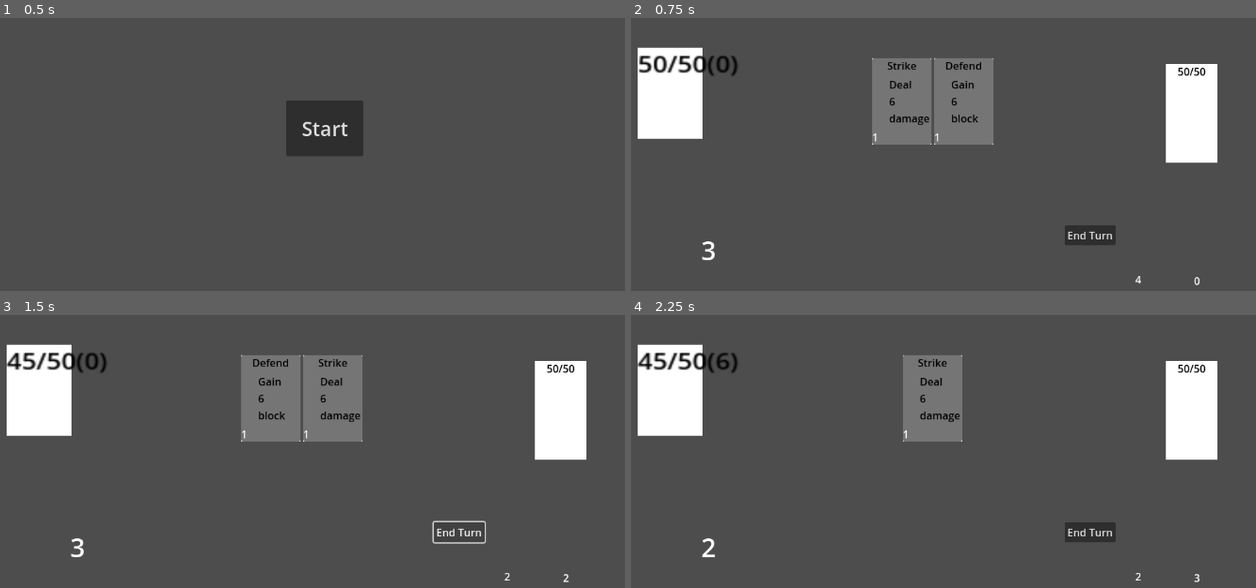
Above: before the commit, frames 1-4 (two rows, left to right).
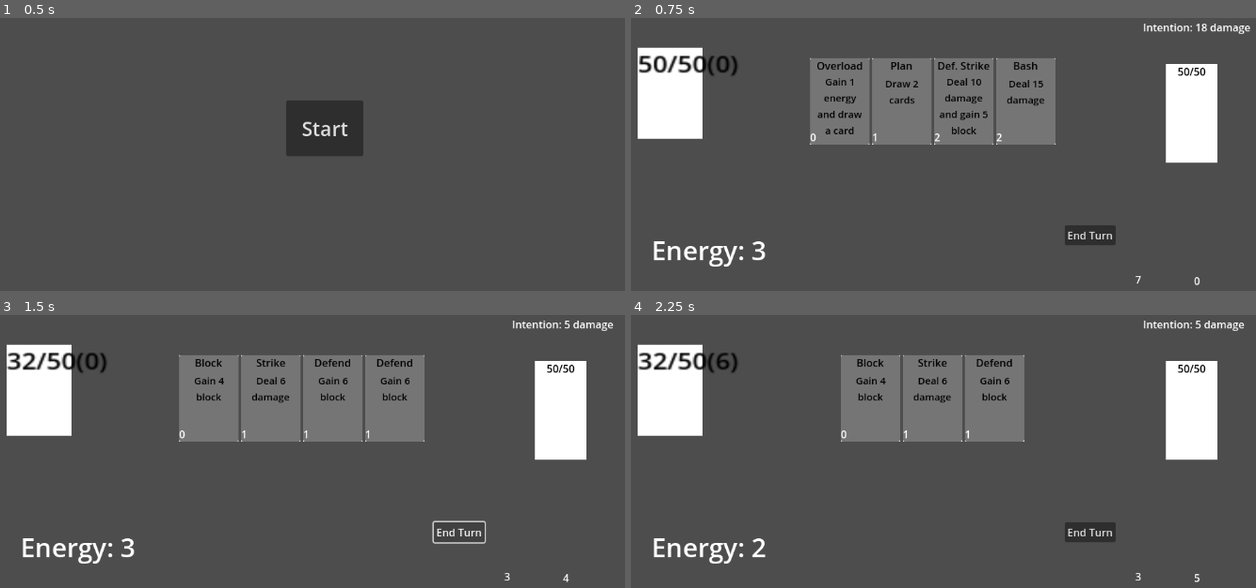
Above: after the commit, the same moments.

Repository: Feli-St/DITgithub
Game: Godot game, scene res://scenes/main_menu.tscn
Two runs of this game, one before a commit and one after it. Both use one fixed random seed, a clock stepped at 60 frames per second and the inputs below.
Inputs:
- Up to frame 1 (0.5 s): no input
- Up to frame 2 (0.75 s): click "Start" at 0.5 s
- Up to frame 3 (1.5 s): click "End Turn" at 1.25 s
- Up to frame 4 (2.25 s): click "Defend" at 2 s

Frame 1 is identical in both runs. In frame 2, 7.4% of the frame differs, in the area x 3-100%, y 2-98%; in frame 3, 7.5%, in the area x 1-99%, y 2-98%; in frame 4, 7.2%.

Commit message:
2

Diff:
--- a/Slay the Spire Lite/Global/GameState.gd
+++ b/Slay the Spire Lite/Global/GameState.gd
@@ -18,7 +18,7 @@
 		print("Not enough energy")
 
 func gain_energy(amount):
-	current_energy = min(current_energy + amount, max_energy)
+	current_energy = current_energy + amount
 	print("Energy gained. Current energy: ", current_energy)
 	emit_signal("energy_changed")
 
--- /dev/null
+++ b/Slay the Spire Lite/draw_card.gd
@@ -0,0 +1,11 @@
+extends "res://scripts/card.gd"
+
+
+# Called when the node enters the scene tree for the first time.
+func _ready():
+	pass # Replace with function body.
+
+
+# Called every frame. 'delta' is the elapsed time since the previous frame.
+func _process(delta):
+	pass
--- /dev/null
+++ b/Slay the Spire Lite/scenes/bash_card.tscn
@@ -0,0 +1,9 @@
+[gd_scene load_steps=2 format=3 uid="uid://p7he6pqpgks7"]
+
+[ext_resource type="PackedScene" uid="uid://dunj0l01fp4ij" path="res://scenes/card.tscn" id="1_3tpjv"]
+
+[node name="BashCard" instance=ExtResource("1_3tpjv")]
+card_name = "Bash"
+cost = 2
+damage = 15
+description = "Deal 15 damage"
--- /dev/null
+++ b/Slay the Spire Lite/scenes/block_card.tscn
@@ -0,0 +1,10 @@
+[gd_scene load_steps=2 format=3 uid="uid://cr1ckypaq6tlw"]
+
+[ext_resource type="PackedScene" uid="uid://dunj0l01fp4ij" path="res://scenes/card.tscn" id="1_rymix"]
+
+[node name="BlockCard" instance=ExtResource("1_rymix")]
+card_name = "Block"
+cost = 0
+damage = 0
+block = 4
+description = "Gain 4 block"
--- a/Slay the Spire Lite/scenes/card.tscn
+++ b/Slay the Spire Lite/scenes/card.tscn
@@ -18,11 +18,12 @@
 anchors_preset = 5
 anchor_left = 0.5
 anchor_right = 0.5
-offset_left = -20.0
-offset_right = 20.0
+offset_left = -41.5
+offset_right = 41.5
 offset_bottom = 23.0
 grow_horizontal = 2
 theme_override_colors/font_color = Color(0, 0, 0, 1)
+horizontal_alignment = 1
 
 [node name="Description" type="Label" parent="."]
 visibility_layer = 2
@@ -32,14 +33,16 @@
 anchor_top = 0.5
 anchor_right = 0.5
 anchor_bottom = 0.5
-offset_left = -20.0
-offset_top = -11.5
-offset_right = 20.0
-offset_bottom = 11.5
+offset_left = -40.5
+offset_top = -38.5
+offset_right = 41.5
+offset_bottom = 51.5
 grow_horizontal = 2
 grow_vertical = 2
 theme_override_colors/font_color = Color(0, 0, 0, 1)
-autowrap_mode = 2
+theme_override_font_sizes/font_size = 15
+horizontal_alignment = 1
+autowrap_mode = 3
 
 [node name="Cost" type="Label" parent="."]
 visibility_layer = 2
--- /dev/null
+++ b/Slay the Spire Lite/scenes/defensive_strike.tscn
@@ -0,0 +1,10 @@
+[gd_scene load_steps=2 format=3 uid="uid://dq1t7dpcjrbe1"]
+
+[ext_resource type="PackedScene" uid="uid://dunj0l01fp4ij" path="res://scenes/card.tscn" id="1_300m2"]
+
+[node name="DefensiveStrike" instance=ExtResource("1_300m2")]
+card_name = "Def. Strike"
+cost = 2
+damage = 10
+block = 5
+description = "Deal 10 damage and gain 5 block"
--- /dev/null
+++ b/Slay the Spire Lite/scenes/draw_card.tscn
@@ -0,0 +1,9 @@
+[gd_scene load_steps=2 format=3 uid="uid://ca472fdde3a4y"]
+
+[ext_resource type="PackedScene" uid="uid://dunj0l01fp4ij" path="res://scenes/card.tscn" id="1_xj4wi"]
+
+[node name="DrawCard" instance=ExtResource("1_xj4wi")]
+card_name = "Plan"
+damage = 0
+cards_to_draw = 2
+description = "Draw 2 cards"
--- a/Slay the Spire Lite/scenes/enemy.tscn
+++ b/Slay the Spire Lite/scenes/enemy.tscn
@@ -5,7 +5,6 @@
 [node name="Enemy" type="Node2D"]
 position = Vector2(483.553, 290.534)
 script = ExtResource("1_fbbn6")
-metadata/_edit_group_ = true
 
 [node name="ColorRect" type="ColorRect" parent="."]
 anchors_preset = 8
@@ -32,3 +31,10 @@
 offset_bottom = -53.0
 grow_horizontal = 2
 theme_override_colors/font_color = Color(0, 0, 0, 1)
+
+[node name="Intention" type="Label" parent="."]
+offset_left = -74.0
+offset_top = -144.0
+offset_right = 80.0
+offset_bottom = -121.0
+horizontal_alignment = 1
--- /dev/null
+++ b/Slay the Spire Lite/scenes/energy_card.tscn
@@ -0,0 +1,11 @@
+[gd_scene load_steps=2 format=3 uid="uid://dbs387sxkur86"]
+
+[ext_resource type="PackedScene" uid="uid://dunj0l01fp4ij" path="res://scenes/card.tscn" id="1_f0500"]
+
+[node name="EnergyCard" instance=ExtResource("1_f0500")]
+card_name = "Overload"
+cost = 0
+damage = 0
+energy = 1
+cards_to_draw = 1
+description = "Gain 1 energy and draw a card"
--- a/Slay the Spire Lite/scenes/game.tscn
+++ b/Slay the Spire Lite/scenes/game.tscn
@@ -1,16 +1,21 @@
-[gd_scene load_steps=8 format=3 uid="uid://b6ni5hbyoii7y"]
+[gd_scene load_steps=13 format=3 uid="uid://b6ni5hbyoii7y"]
 
 [ext_resource type="PackedScene" uid="uid://dunj0l01fp4ij" path="res://scenes/card.tscn" id="1_8bvxw"]
 [ext_resource type="Script" path="res://scripts/game.gd" id="1_buaqu"]
 [ext_resource type="PackedScene" uid="uid://5o86s345482o" path="res://scenes/enemy.tscn" id="3_wekco"]
 [ext_resource type="PackedScene" uid="uid://bl6di4lb63lrp" path="res://scenes/player.tscn" id="4_4ce86"]
+[ext_resource type="PackedScene" uid="uid://p7he6pqpgks7" path="res://scenes/bash_card.tscn" id="4_xhfir"]
 [ext_resource type="PackedScene" uid="uid://l5enogevxull" path="res://scenes/hud.tscn" id="5_68x20"]
+[ext_resource type="PackedScene" uid="uid://dq1t7dpcjrbe1" path="res://scenes/defensive_strike.tscn" id="5_ped4l"]
 [ext_resource type="PackedScene" uid="uid://bkgqduugm3t1w" path="res://scenes/defend_card.tscn" id="6_0hics"]
+[ext_resource type="PackedScene" uid="uid://cr1ckypaq6tlw" path="res://scenes/block_card.tscn" id="6_ywnbb"]
 [ext_resource type="PackedScene" uid="uid://dxnl40xda8y63" path="res://scenes/hand_ui.tscn" id="7_qtbnc"]
+[ext_resource type="PackedScene" uid="uid://ca472fdde3a4y" path="res://scenes/draw_card.tscn" id="7_uap7o"]
+[ext_resource type="PackedScene" uid="uid://dbs387sxkur86" path="res://scenes/energy_card.tscn" id="8_3sh4l"]
 
 [node name="Game" type="Node2D"]
 script = ExtResource("1_buaqu")
-card_scenes = Array[PackedScene]([ExtResource("6_0hics"), ExtResource("6_0hics"), ExtResource("1_8bvxw"), ExtResource("6_0hics"), ExtResource("6_0hics"), ExtResource("1_8bvxw")])
+card_scenes = Array[PackedScene]([ExtResource("6_0hics"), ExtResource("6_0hics"), ExtResource("1_8bvxw"), ExtResource("6_0hics"), ExtResource("6_0hics"), ExtResource("1_8bvxw"), ExtResource("6_ywnbb"), ExtResource("4_xhfir"), ExtResource("5_ped4l"), ExtResource("7_uap7o"), ExtResource("8_3sh4l")])
 
 [node name="Enemy" parent="." instance=ExtResource("3_wekco")]
 position = Vector2(955, 304)
@@ -31,7 +36,61 @@
 offset_right = 294.0
 offset_bottom = 219.0
 
+[node name="GameOverScreen" type="Control" parent="."]
+visible = false
+layout_mode = 3
+anchors_preset = 0
+offset_right = 40.0
+offset_bottom = 40.0
+metadata/_edit_group_ = true
+
+[node name="Label" type="Label" parent="GameOverScreen"]
+layout_mode = 0
+offset_left = 445.0
+offset_top = 237.0
+offset_right = 685.0
+offset_bottom = 306.0
+theme_override_font_sizes/font_size = 50
+text = "YOU LOST"
+
+[node name="Button" type="Button" parent="GameOverScreen"]
+process_mode = 3
+layout_mode = 0
+offset_left = 542.0
+offset_top = 316.0
+offset_right = 607.0
+offset_bottom = 347.0
+text = "Restart"
+
+[node name="VictoryScreen" type="Control" parent="."]
+visible = false
+layout_mode = 3
+anchors_preset = 0
+offset_right = 40.0
+offset_bottom = 40.0
+metadata/_edit_group_ = true
+
+[node name="Label" type="Label" parent="VictoryScreen"]
+layout_mode = 0
+offset_left = 428.0
+offset_top = 272.0
+offset_right = 672.0
+offset_bottom = 341.0
+theme_override_font_sizes/font_size = 50
+text = "YOU WON"
+
+[node name="Button" type="Button" parent="VictoryScreen"]
+process_mode = 3
+layout_mode = 0
+offset_left = 513.0
+offset_top = 358.0
+offset_right = 578.0
+offset_bottom = 389.0
+text = "Restart"
+
 [connection signal="attacked" from="Enemy" to="." method="_on_enemy_attacked"]
 [connection signal="enemy_defeated" from="Enemy" to="." method="_on_enemy_defeated"]
 [connection signal="died" from="Player" to="." method="_on_player_died"]
 [connection signal="turn_ended" from="HUD" to="." method="_on_turn_ended"]
+[connection signal="pressed" from="GameOverScreen/Button" to="." method="_on_restart_button_pressed"]
+[connection signal="pressed" from="VictoryScreen/Button" to="." method="_on_restart_button_pressed"]
--- a/Slay the Spire Lite/scripts/card.gd
+++ b/Slay the Spire Lite/scripts/card.gd
@@ -4,6 +4,8 @@
 @export var cost = 1
 @export var damage = 6
 @export var block = 0
+@export var energy = 0
+@export var cards_to_draw = 0
 @export var description = "Deal 6 damage"
 signal card_played(damage, block, cost)
 
@@ -19,6 +21,6 @@
 	pass
 
 func _on_card_clicked():
-	if GameState.use_energy(cost):
+	if GameState.use_energy(cost):		#fix this next time please its so confusing and makes no sense like this
 		print("Card clicked:", card_name)
-		emit_signal("card_played", damage, block, cost, self)
+		emit_signal("card_played", damage, block, energy, cost, cards_to_draw, self)
--- a/Slay the Spire Lite/scripts/enemy.gd
+++ b/Slay the Spire Lite/scripts/enemy.gd
@@ -3,6 +3,8 @@
 @export var max_health = 50
 var current_health
 @onready var health = $Health
+@onready var intention_text = $Intention
+var intention = randi_range(5, 20)
 
 signal enemy_defeated
 signal attacked(damage)
@@ -11,11 +13,12 @@
 func _ready():
 	current_health = max_health
 	health.text = str(current_health) + "/" + str(max_health)
+	intention_text.text = "Intention: " + str(intention) + " damage"
 
 
-# Called every frame. 'delta' is the elapsed time since the previous frame.
-func _process(delta):
-	pass
+func change_intention():
+	intention = randi_range(5, 20)
+	intention_text.text = "Intention: " + str(intention) + " damage"
 
 func take_damage(damage):
 	current_health -= damage
@@ -33,4 +36,4 @@
 
 func attack():
 	print("Enemy attacked")
-	emit_signal("attacked", 5)
+	emit_signal("attacked", intention)
--- a/Slay the Spire Lite/scripts/game.gd
+++ b/Slay the Spire Lite/scripts/game.gd
@@ -5,6 +5,8 @@
 @onready var GameState = $"/root/GameState"
 @onready var hud = $HUD
 @onready var hand_ui = $Hand_ui/HBoxContainer
+@onready var GameOverScreen = $GameOverScreen
+@onready var VictoryScreen = $VictoryScreen
 @export var card_scenes : Array[PackedScene]
 var draw_pile = []
 var hand = []
@@ -15,7 +17,7 @@
 		var card_instance = card_scene.instantiate()
 		card_instance.connect("card_played", _on_card_card_played)
 		draw_pile.append(card_instance)
-	draw_cards(2)
+	draw_cards(4)
 
 func draw_cards(amount):
 	for i in range(amount):
@@ -57,7 +59,7 @@
 func add_card_to_hand_ui(card):
 	hand_ui.add_child(card)
 
-func _on_card_card_played(damage, block, cost, card):
+func _on_card_card_played(damage, block, energy, cost, cards_to_draw, card):
 	if cost - 1 <= GameState.get_current_energy():
 		if enemy:
 			if damage:
@@ -66,8 +68,14 @@
 			if block:
 				print("Card played for ", block, " block")
 				player.apply_block(block)
+			if energy:
+				print("Card played for ", energy, "energy")
+				GameState.gain_energy(energy)
 			if cost:
 				print("Cost: ", cost)
+			if cards_to_draw:
+				print("Card played for ", cards_to_draw, "cards")
+				draw_cards(cards_to_draw)
 			discard_card(card)
 
 
@@ -75,11 +83,14 @@
 
 func _on_enemy_defeated():
 	enemy = null
+	VictoryScreen.visible = true
+	get_tree().paused = true
 
 func turn_start():
 	GameState.reset_energy()
 	player.reset_block()
-	draw_cards(2)
+	draw_cards(4)
+	enemy.change_intention()
 	print(draw_pile)
 	print(hand)
 	print(discard_pile)
@@ -97,4 +108,10 @@
 
 
 func _on_player_died():
-	pass
+	GameOverScreen.visible = true
+	get_tree().paused = true
+
+
+func _on_restart_button_pressed():
+	get_tree().paused = false
+	get_tree().reload_current_scene()
--- a/Slay the Spire Lite/scripts/hud.gd
+++ b/Slay the Spire Lite/scripts/hud.gd
@@ -16,7 +16,7 @@
 	pass
 
 func update_energy():
-	$Energy.text = str(GameState.get_current_energy())
+	$Energy.text = "Energy: " + str(GameState.get_current_energy())
 
 func _on_button_pressed():
 	emit_signal("turn_ended")
